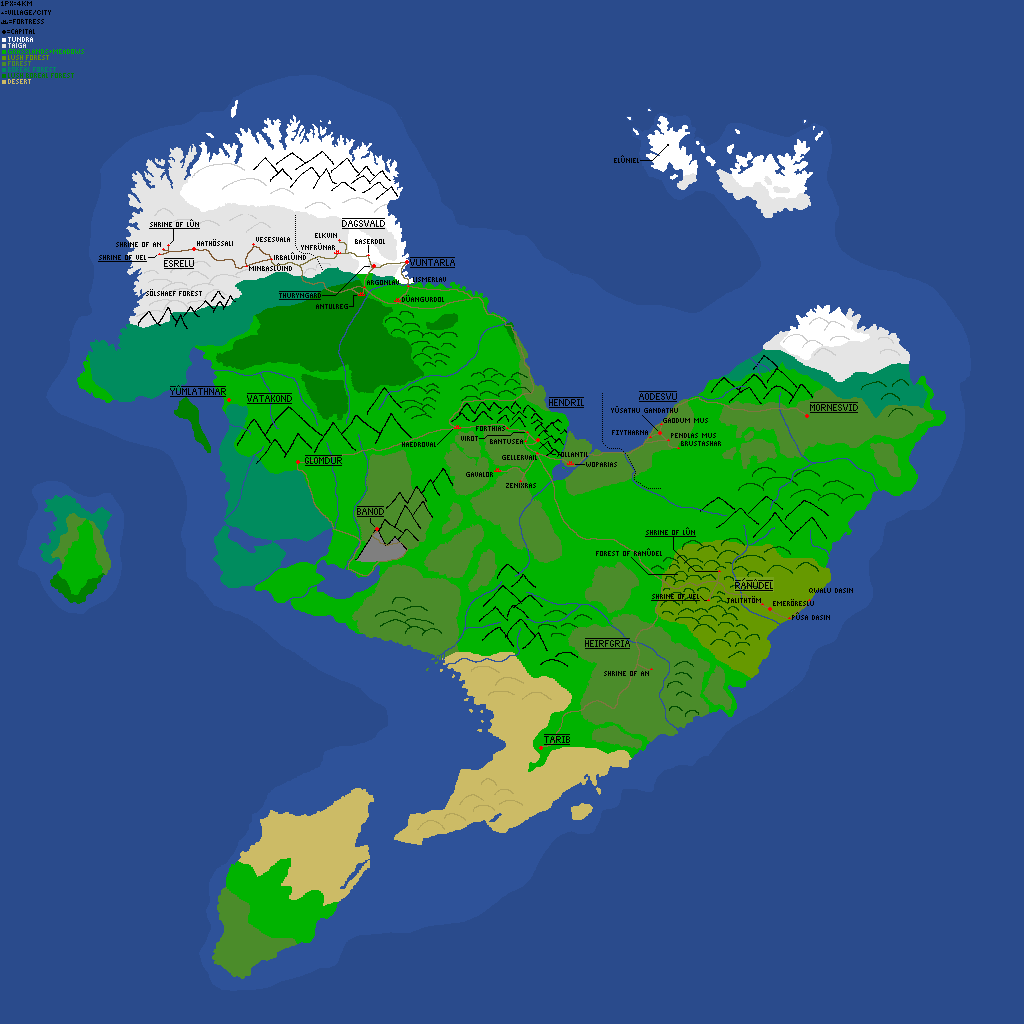
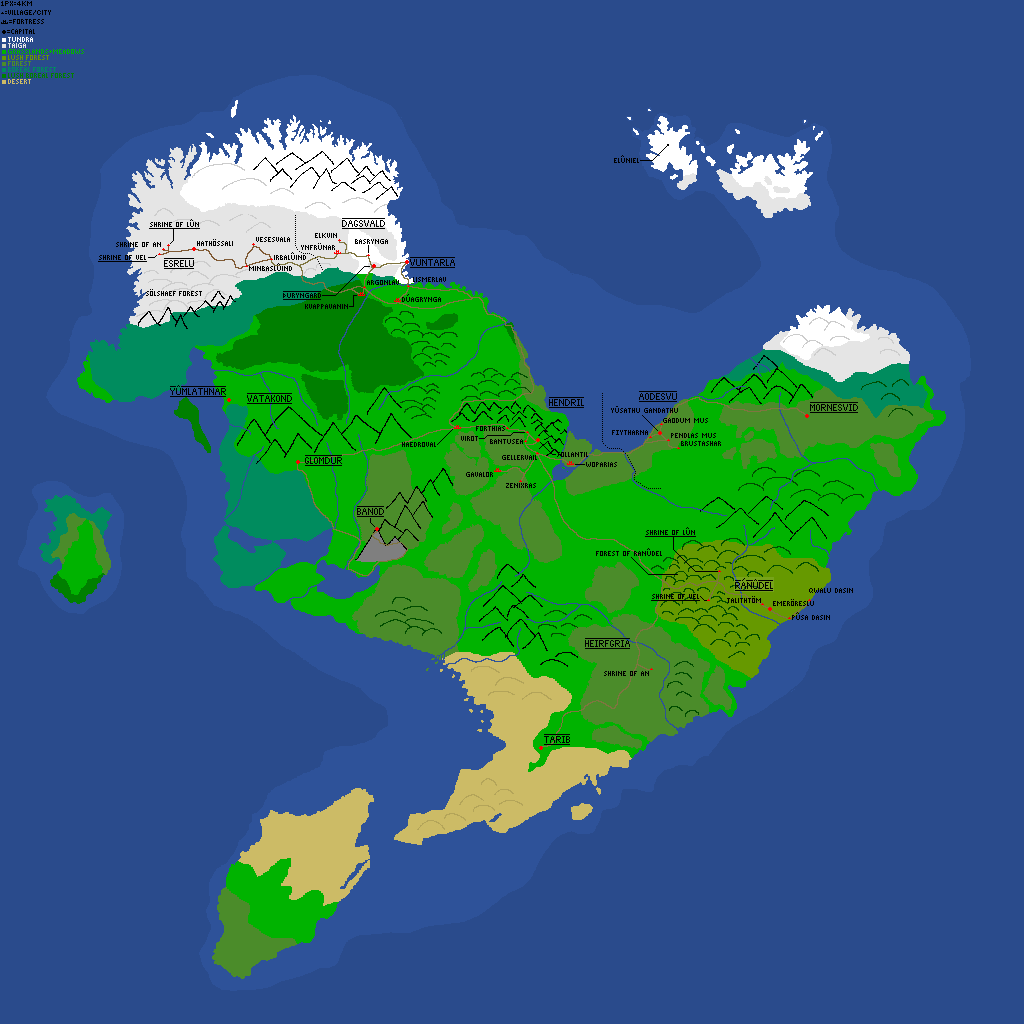
Layers edited between the first and the second (1024, 1024) image:
painted on "names" over bbox(279, 239, 444, 309)
